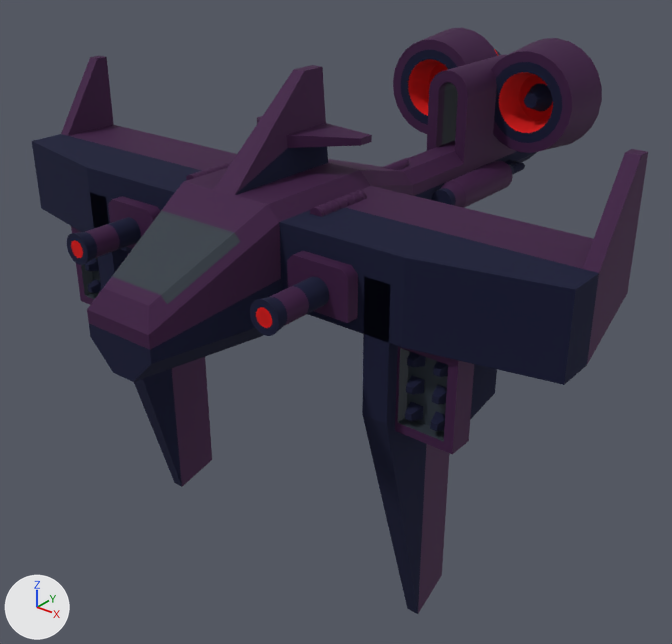
The glTF model src/static/models/spaceship1.glb: old version first, new version second.
One viewpoint serves both versions: a 50 mm camera at (4.4, -7.08, 2.97) aimed at (-0.14, -1.41, -0.54). The axes (+X, +Y, +Z) are drawn at lower left. The lights are the same throughout.

The first picture shows 'mergedBlocks(Clone)'.
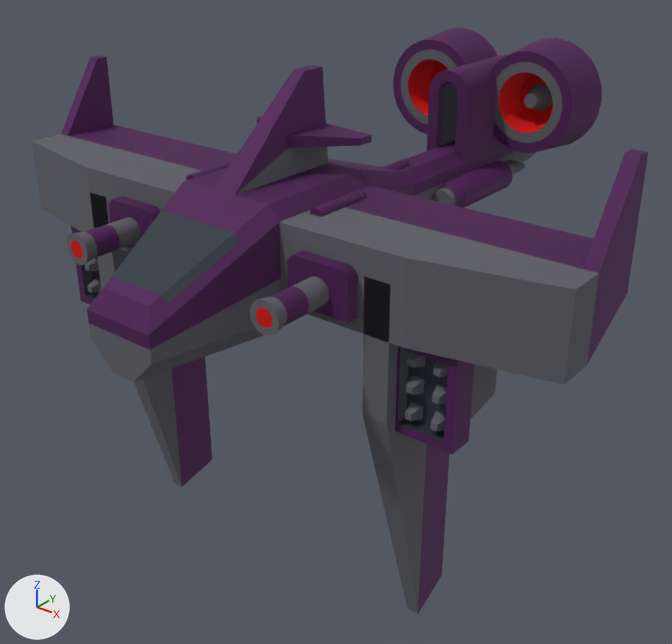
Pixel boxes (x1, y1, x2, y2) of what changed, in the pictures (672 x 644 px):
```json
{"object": "mergedBlocks(Clone)", "change": "recoloured", "before": [32, 28, 648, 614], "after": [32, 28, 648, 614]}
```

Scene script edits in JSON lines:
```json
{"op": "set", "path": "mat_metalpurple_clone.base_color", "old": "(0.00732, 0.00972, 0.0447)", "new": "(0.146, 0.148, 0.169)", "note": "dark blue #15193c -> grey #6b6b72"}
```
